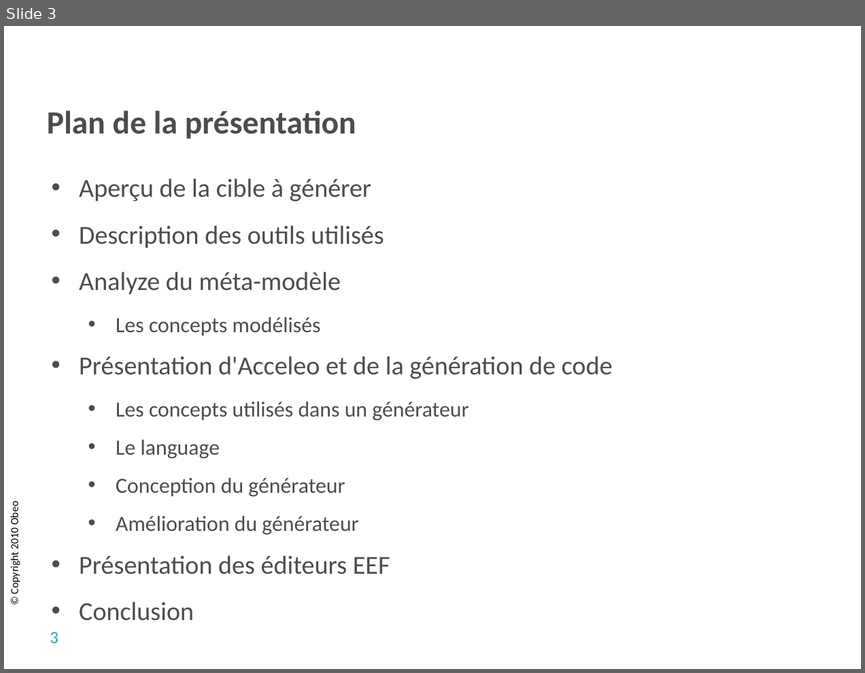
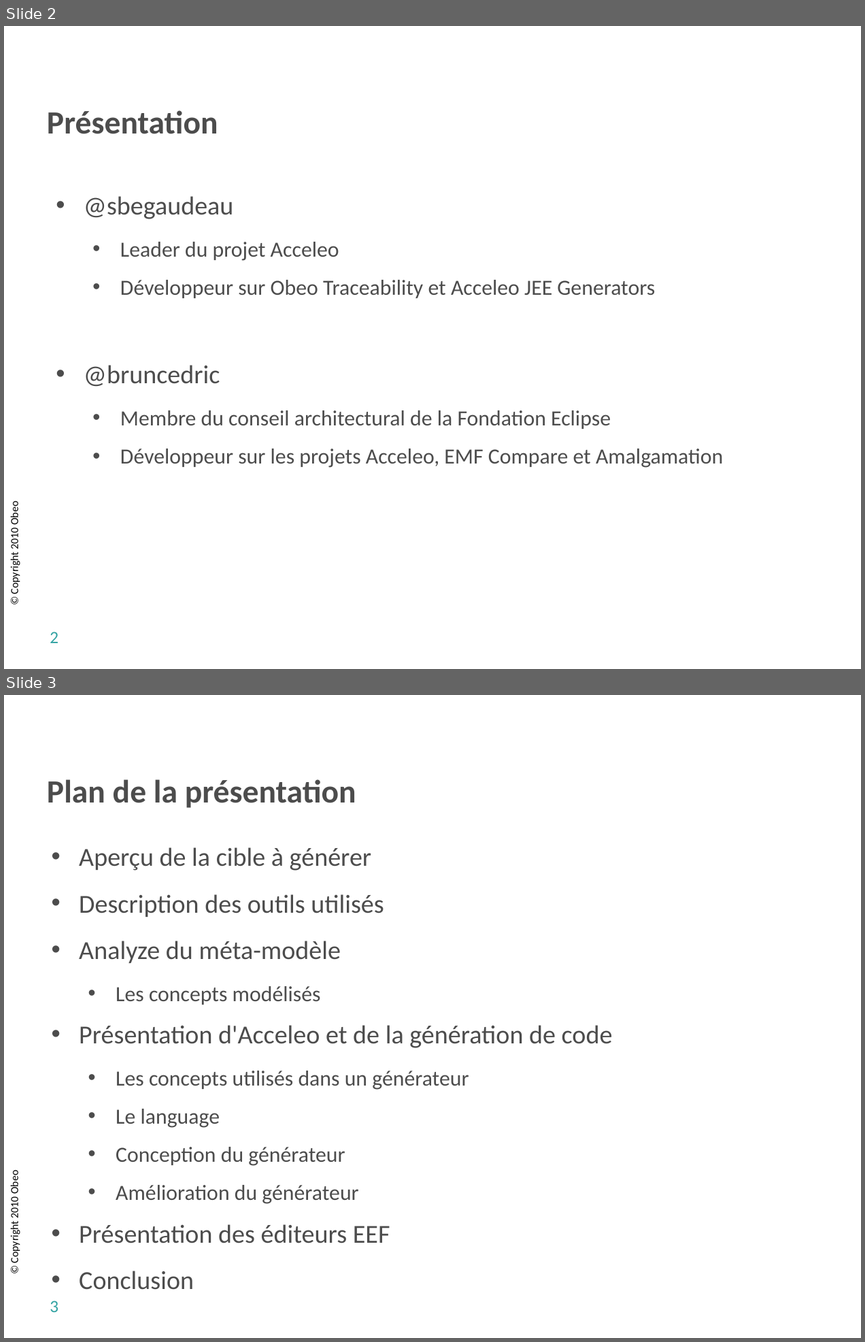
Before and after one commit to sbegaudeau/acceleo-tutorial, a slide deck: documentation/org.eclipse.acceleo.tutorial.slides/breizhcamp/Acceleo Tutorial Breizhcamp.odp. Shown one above the other, each under a label of ours: slide 3 before the commit, slides 2 and 3 after it. The pictures are 865x673 and 865x1342 pixels, drawn with LibreOffice and Linux fonts; fonts in the diff are those of the drawing; background and template pictures are left out. Boxes give left, top, right and bottom in pixels: in the first picture for what was removed or moved away, otherwise in the second. Text is boxed around its words. In the diff, an @@ line names an element or a change of style, - is before the commit and + after.

```diff
--- a/documentation/org.eclipse.acceleo.tutorial.slides/breizhcamp/Acceleo Tutorial Breizhcamp.odp
+++ b/documentation/org.eclipse.acceleo.tutorial.slides/breizhcamp/Acceleo Tutorial Breizhcamp.odp
@@ slide 2 added at (x1=4, y1=26, x2=861, y2=669), background #FFFFFF; not listed: 1 template element that a slide beside it also shows @@
@@ title added at (x1=47, y1=110, x2=218, y2=134), 30 pt, text #4C4C4C, bold @@
+Présentation
@@ text added at (x1=84, y1=196, x2=723, y2=467), 20 pt, text #4C4C4C @@
+• @sbegaudeau
+  • Leader du projet Acceleo
+  • Développeur sur Obeo Traceability et Acceleo JEE Generators
+• @bruncedric
+  • Membre du conseil architectural de la Fondation Eclipse
+  • Développeur sur les projets Acceleo, EMF Compare et Amalgamation
@@ page number added at (x1=50, y1=631, x2=58, y2=643), 16 pt, text #33A3A3 @@
+2
```
Also in this commit, not shown: 4 slides changed, 5 other slides added, 4 slides removed, 1 other file.
